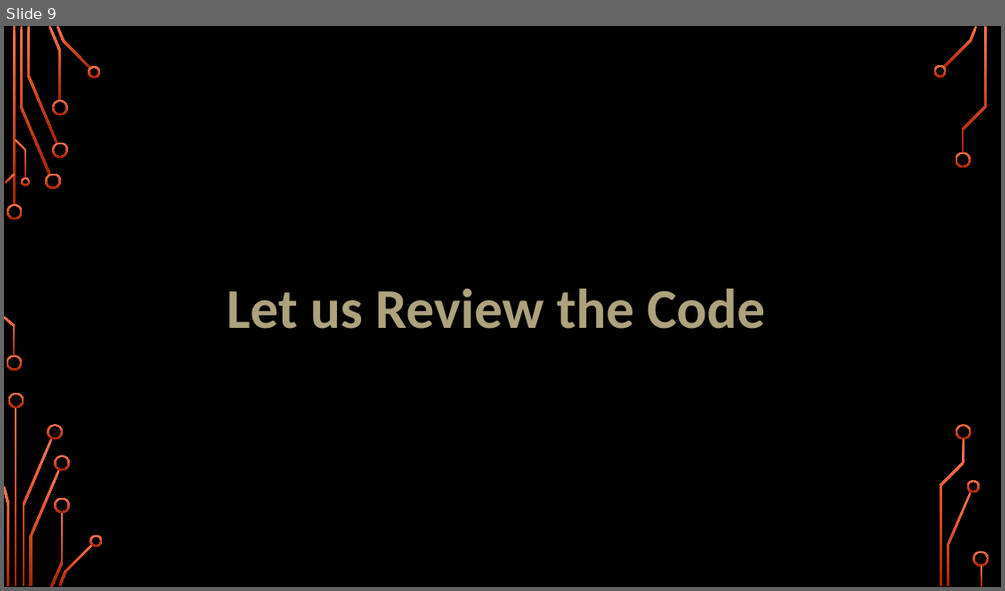
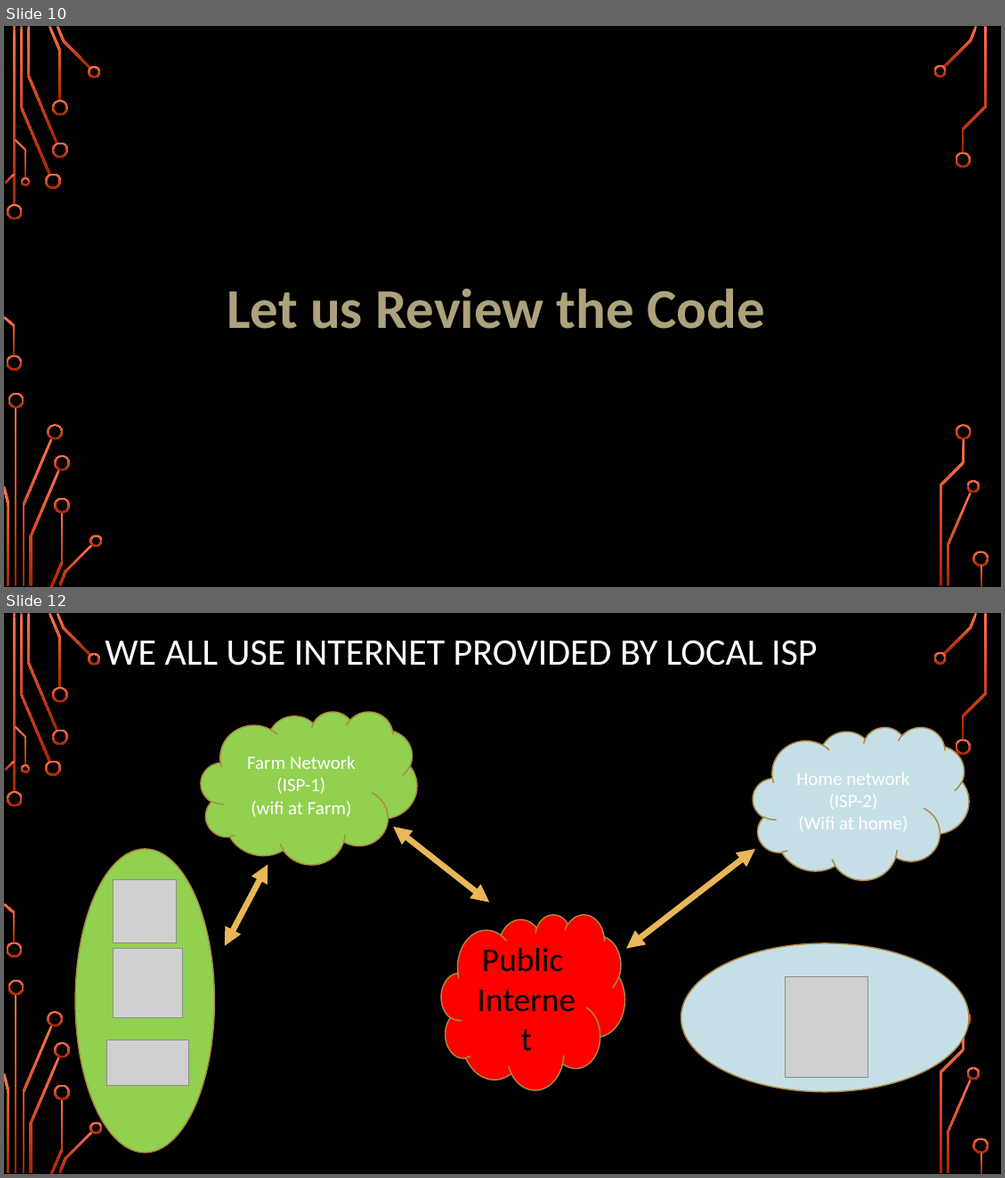
Before and after one commit to girishsukukumar/IoTWorkshop, a slide deck: Module-4.pptx. Shown one above the other, each under a label of ours: slide 9 before the commit, slides 10 and 12 after it; the slides between them are not shown. The pictures are 1005x591 and 1005x1178 pixels, drawn with LibreOffice and Linux fonts; fonts in the diff are those of the drawing; grey boxes stand for pictures; background and template pictures are left out. Boxes give left, top, right and bottom in pixels: in the first picture for what was removed or moved away, otherwise in the second. Text is boxed around its words. In the diff, an @@ line names an element or a change of style, - is before the commit and + after.

```diff
--- a/Module-4.pptx
+++ b/Module-4.pptx
@@ slide 12 added at (4, 613, 1001, 1174), background picture (left out); not listed: 36 template elements that a slide beside it also shows @@
@@ text added at (105, 640, 817, 666), 36 pt, text #FFFFFF @@
+WE ALL USE INTERNET PROVIDED BY LOCAL ISP
@@ cloud added at (201, 712, 417, 865), fill #92D050, outline #AC8741 1.25 pt, 18 pt, text #FFFFFF @@
+Farm Network (ISP-1)
+(wifi at Farm)
@@ cloud added at (752, 727, 969, 880), fill #C6DFE6, outline #AC8741 1.25 pt, 18 pt, text #FFFFFF @@
+Home network (ISP-2)
+(Wifi at home)
@@ ellipse added at (75, 849, 214, 1152), fill #92D050, outline #AC8741 1.25 pt @@
@@ double arrow added from (489, 902) to (394, 827), #E9B758 5.75 pt @@
@@ double arrow added from (755, 849) to (626, 948), #E9B758 5.75 pt @@
@@ double arrow added from (268, 864) to (225, 946), #E9B758 5.75 pt @@
@@ picture added at (113, 880, 177, 943) @@
@@ cloud added at (442, 915, 625, 1090), fill #FF0000, outline #AC8741 1.25 pt, 32 pt, text #000000 @@
+Public
+Internet
@@ picture added at (113, 948, 182, 1017) @@
@@ ellipse added at (680, 943, 969, 1093), fill #C6DFE6, outline #AC8741 1.25 pt @@
@@ picture added at (785, 976, 867, 1078) @@
@@ picture added at (106, 1040, 189, 1085) @@
@@ what was slide 9 is now slide 10 @@
```
Also in this commit, not shown: 3 slides changed, 10 other slides added, 1 other file.
